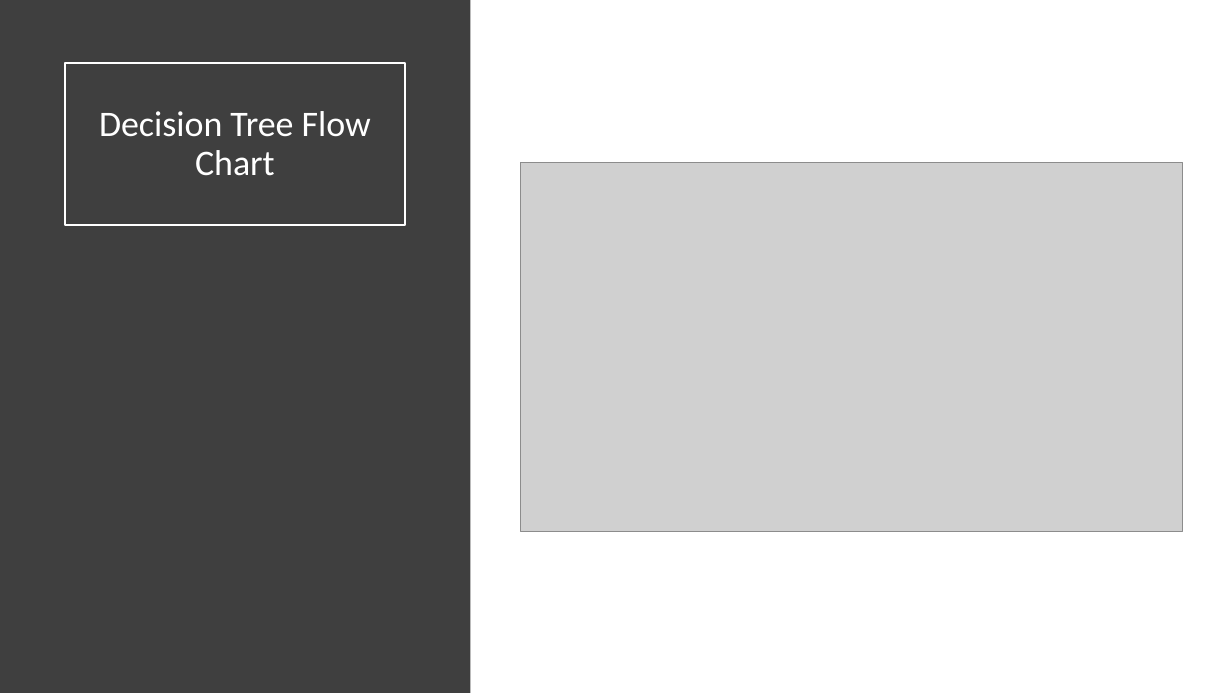
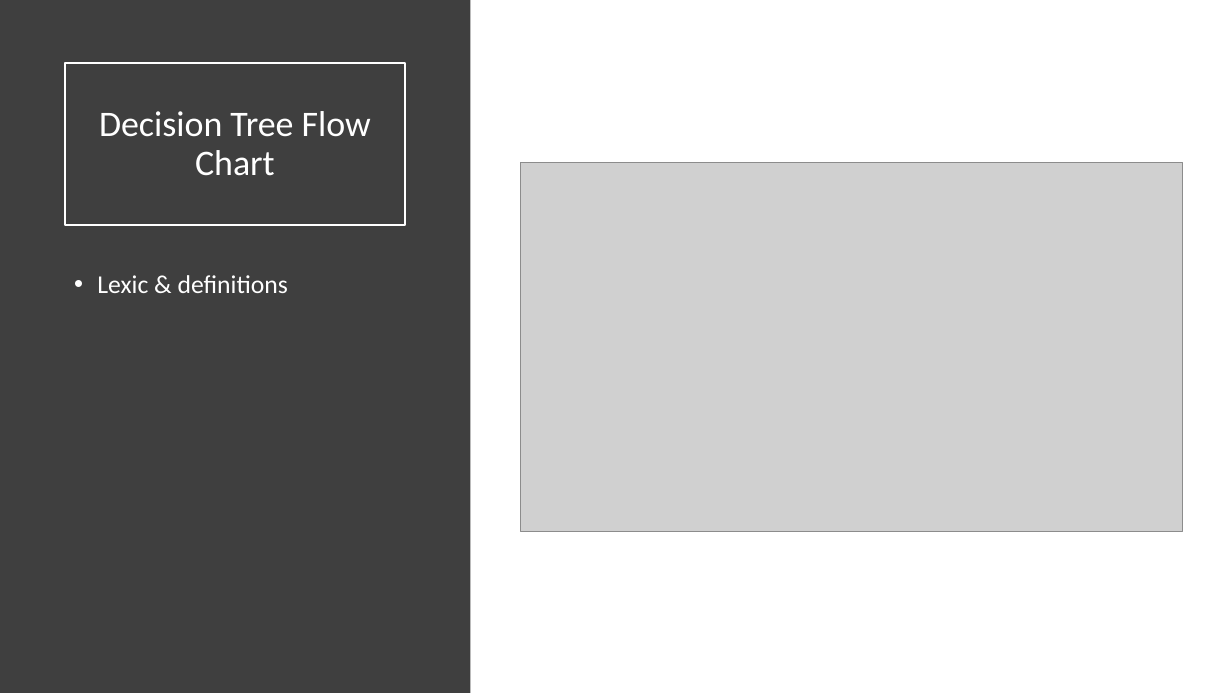
Before and after one commit to dastous/General-Assembly, a slide deck: slide 13 of Decision Trees.pptx (slide 14 before the commit). Drawn at 1232x693 pixels with LibreOffice and Linux fonts; fonts in the diff are those of the drawing; grey boxes stand for pictures. Boxes give left, top, right and bottom in pixels: in the first picture for what was removed or moved away, otherwise in the second. Text is boxed around its words. In the diff, an @@ line names an element or a change of style, - is before the commit and + after.

```diff
--- a/Decision Trees.pptx
+++ b/Decision Trees.pptx
@@ text added at box(97, 275, 288, 293), 20 pt, text #FFFFFF @@
+• Lexic & definitions
```
Also in this commit, not shown: 3 other slides changed, 1 slide removed.
